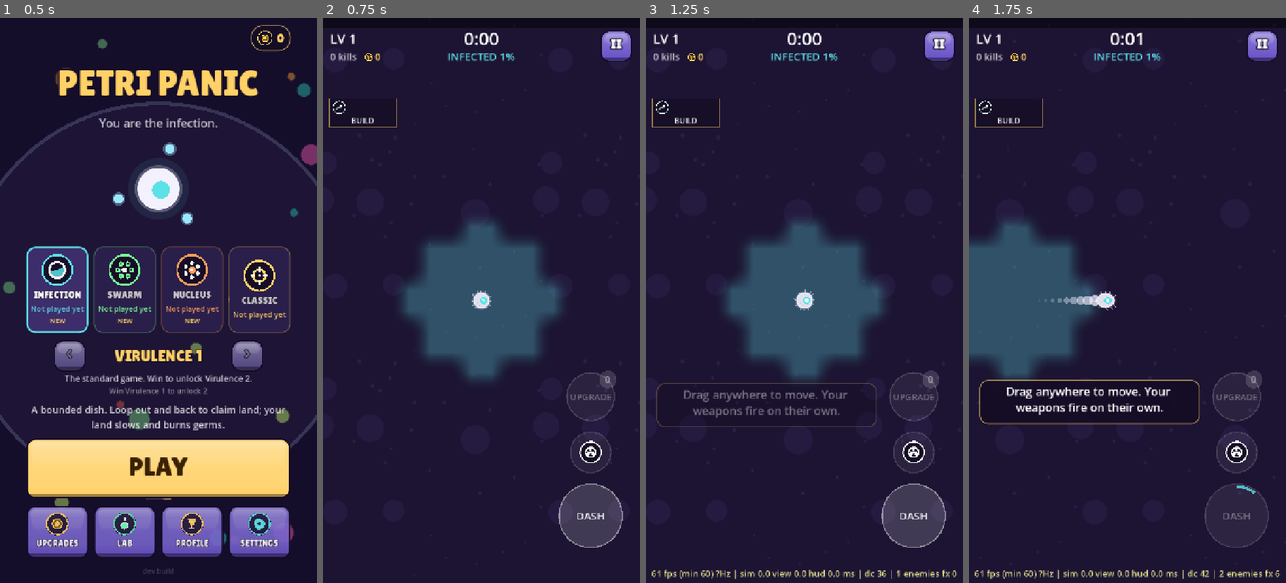
Above: before the commit, frames 1-4 (left to right).
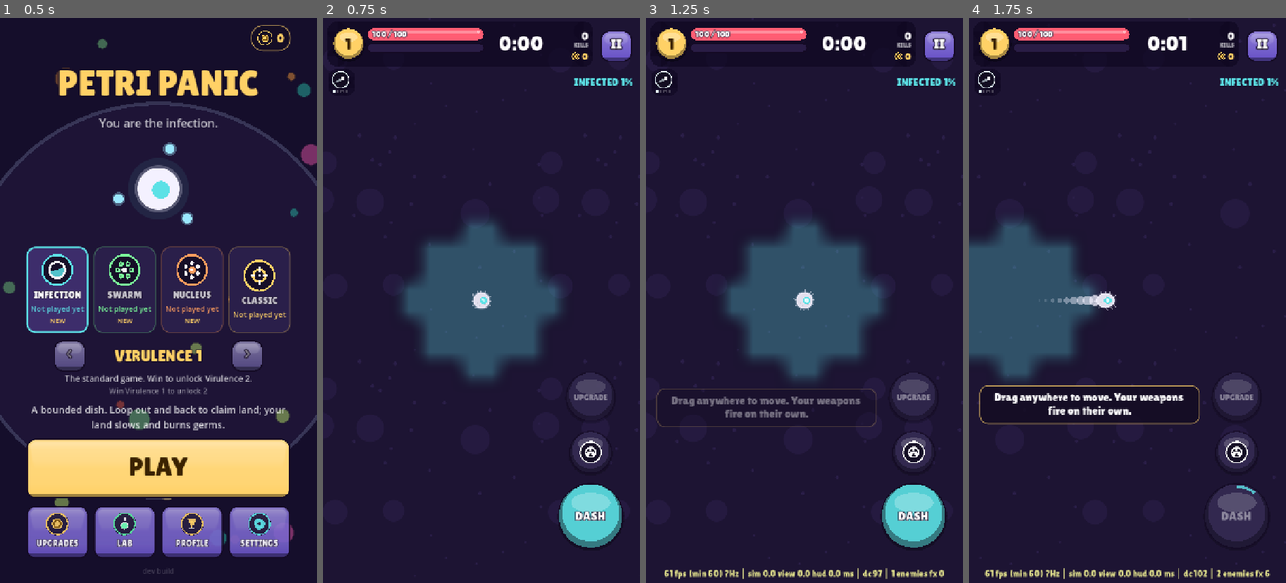
Above: after the commit, the same moments.

Repository: yousufkamran222-code/survivor-lite
Game: Godot game, scene res://scenes/main.tscn
The game is run twice, just before and just after one commit, with the same random seed, the same clock (stepped at 60 frames per second) and the same inputs.
Inputs (mouse positions are in pixels of both pictures, inside the frame that each line leads up to):
- Up to frame 1 (0.5 s): no input
- Up to frame 2 (0.75 s): click "PLAY" at 0.5 s
- Up to frame 3 (1.25 s): no input
- Up to frame 4 (1.75 s): tap Enter at 1.25 s; move the mouse to (1197, 272) at 1.27 s; hold D from 1.28 s (still down); tap 1 at 1.35 s; click (1197, 272) at 1.42 s; tap Space at 1.52 s

Frame 1 is identical in both runs. In frame 2, 5.7% of the frame differs, in the area x 0-100%, y 0-94%; in frame 3, 8.0%, in the area x 0-100%, y 0-100%; in frame 4, 7.1%.

Commit message:
UI step 4: HUD redesign
- Top panel: a glossy gold level badge, a real HP bar with "73 / 117" (HP
  was only a tiny bar under the cell), the XP bar, a big timer (red in the
  final minute) with the Virulence level under it, kills and run gold.
- Weapon strip replaces the BUILD box: each weapon as an icon with level
  pips (evolved ones starred) and a "+N" chip for passives; it fits its
  contents and still opens the build overlay on tap.
- Mode readout (SWARM / INFECTED / Nucleus wave + biomass) on the second row
  right; Nucleus and boss bars below as chunky outlined bars; toasts moved
  down to match.
- DASH, UPGRADE (red count badge), Outbreak and the ability are solid glossy
  discs (outline, 3D lower edge, highlight) with their charge rings.
- HUD text uses the display font with outlines. Drawn in code (no textures);
  the static parts stay in the cached layers (HP added to the bars
  signature). No gameplay change.

Co-Authored-By: Claude Opus 5.5 <noreply@anthropic.com>
Claude-Session: https://claude.ai/code/session_01Gsp3VsgeeLgrpKEN1j8eze

Diff:
--- a/scripts/ui/hud_overlay.gd
+++ b/scripts/ui/hud_overlay.gd
@@ -221,7 +221,7 @@
 func _ready() -> void:
 	mouse_filter = Control.MOUSE_FILTER_IGNORE
 	set_anchors_and_offsets_preset(Control.PRESET_FULL_RECT)
-	font = ThemeDB.fallback_font
+	font = UiKit.display_font()  # chunky HUD text (Lilita One)
 	_strip_layer = _layer(func() -> void: _draw_strip(_strip_layer))
 	_bars_layer = _layer(func() -> void: _draw_bars(_bars_layer))
 	_edge_tex = _make_edge_texs()
@@ -300,7 +300,7 @@
 	_draw_rift_hud(w)
 	_draw_orders()
 	# Toasts.
-	var ty := 240.0
+	var ty := 290.0
 	for t in toasts:
 		var k: float = t.t / t.life
 		var pop := 1.0 + 0.25 * maxf(0.0, 1.0 - t.t * 6.0)
@@ -407,19 +407,17 @@
 	var t := Time.get_ticks_msec() / 1000.0
 	if world.ab_t > 0.0:
 		var left := clampf(world.ab_t / float(world.ab.duration_s), 0.0, 1.0)
-		draw_circle(c, POWER_R + 6.0, Color(col, 0.25))
-		draw_circle(c, POWER_R, Color(col, 0.55))
-		draw_arc(c, POWER_R - 4.0, -PI / 2.0, -PI / 2.0 + TAU * left, 40, Color.WHITE, 6.0)
+		draw_circle(c, POWER_R + 7.0, Color(col, 0.3))
+		_gloss_disc(self, c, POWER_R, col)
+		draw_arc(c, POWER_R - 5.0, -PI / 2.0, -PI / 2.0 + TAU * left, 40, Color.WHITE, 6.0)
 	elif world.ability_ready():
 		var pulse := 0.5 + 0.5 * sin(t * 7.0)
 		draw_circle(c, POWER_R + 8.0 + 6.0 * pulse, Color(col, 0.16 + 0.14 * pulse))
-		draw_circle(c, POWER_R, Color(col, 0.5 + 0.2 * pulse))
-		draw_arc(c, POWER_R, 0, TAU, 40, Color.WHITE, 3.0)
+		_gloss_disc(self, c, POWER_R, col)
 	else:
 		var f := clampf(world.ab_kills / world.ability_cost(), 0.0, 1.0)
-		draw_circle(c, POWER_R, Color(1, 1, 1, 0.06))
-		draw_arc(c, POWER_R, 0, TAU, 40, Color(1, 1, 1, 0.14), 3.0)
-		draw_arc(c, POWER_R - 4.0, -PI / 2.0, -PI / 2.0 + TAU * f, 40, Color(col, 0.85), 6.0)
+		_gloss_disc(self, c, POWER_R, Color(0.24, 0.2, 0.38, 0.6))
+		draw_arc(c, POWER_R - 5.0, -PI / 2.0, -PI / 2.0 + TAU * f, 40, Color(col, 0.95), 6.0)
 	IconArt.draw(self, world.ability, c, POWER_R * 1.1, Color.WHITE if world.ab_t > 0.0 or world.ability_ready() else col)
 	for k in world.ability_lv:
 		draw_circle(c + Vector2((k - (world.ability_lv - 1) / 2.0) * 13.0, POWER_R - 2.0), 4.5, col)
@@ -563,79 +561,142 @@
 ## The animated part of the XP bar (every frame; the bar itself is cached):
 ## a bright tip at the fill edge, a glow that pulses faster as the bar nears
 ## full, and a white flash + sweep when it fills.
-func _draw_xp_live(w: float) -> void:
+func _draw_xp_live(_w: float) -> void:
+	var r := XP_RECT
 	var f := clampf(world.xp / world.xp_next, 0.0, 1.0)
 	var t := Time.get_ticks_msec() / 1000.0
-	var x := w * f
+	var x := r.size.x * f
 	if f > 0.0:
-		draw_rect(Rect2(maxf(x - 10.0, 0.0), 0, minf(10.0, x), XP_H), Color(1, 1, 1, 0.45))
+		draw_rect(Rect2(r.position.x + maxf(x - 8.0, 0.0), r.position.y, minf(8.0, x), r.size.y), Color(1, 1, 1, 0.45))
 	if f >= 0.75:
 		var near := (f - 0.75) / 0.25
 		var pulse := 0.5 + 0.5 * sin(t * (6.0 + 10.0 * near))
-		draw_rect(Rect2(0, XP_H, x, 6), Color(pal.xp_bar, (0.15 + 0.35 * near) * pulse))
-		draw_rect(Rect2(0, 0, x, XP_H), Color(1, 1, 1, 0.12 * near * pulse))
+		draw_rect(Rect2(r.position, Vector2(x, r.size.y)), Color(1, 1, 1, 0.18 * near * pulse))
 	if _xp_flash > 0.0:
 		var k := _xp_flash / 0.4
-		draw_rect(Rect2(0, 0, w, XP_H), Color(1, 1, 1, 0.7 * k))
-		draw_rect(Rect2(0, XP_H, w, 10), Color(pal.xp_bar, 0.5 * k))
-		var sx := w * (1.0 - k)
-		draw_rect(Rect2(sx - 40.0, 0, 80.0, XP_H), Color(1, 1, 1, 0.8 * k))
+		draw_rect(r.grow(3.0), Color(1, 1, 1, 0.6 * k))
+		var sx := r.position.x + r.size.x * (1.0 - k)
+		draw_rect(Rect2(sx - 30.0, r.position.y, 60.0, r.size.y), Color(1, 1, 1, 0.8 * k))
 
 
 ## Top bars and readouts (bars layer): XP, level, timer, kills, mode readout,
 ## Nucleus bars, boss bar. Redrawn only when one of them changes.
+## Top panel (bars layer): level badge, HP and XP bars, timer, kills and run
+## gold; the mode readout on the second row (right); Nucleus and boss bars
+## below. Redrawn only when one of them changes.
 func _draw_bars(ci: CanvasItem) -> void:
 	var w := size.x
-	var xp_f := clampf(world.xp / world.xp_next, 0.0, 1.0)
-	ci.draw_rect(Rect2(0, 0, w, XP_H), Color(0, 0, 0, 0.5))
-	ci.draw_rect(Rect2(0, 0, w * xp_f, XP_H), pal.xp_bar)
-	ci.draw_rect(Rect2(0, 0, w * xp_f, 4), Color(1, 1, 1, 0.35))  # top highlight
-	ci.draw_string(font, Vector2(16, 58), "LV %d" % world.level, HORIZONTAL_ALIGNMENT_LEFT, -1, 30, pal.text)
-	ci.draw_string(font, Vector2(0, 62), UiKit.fmt_time(world.time), HORIZONTAL_ALIGNMENT_CENTER, w, 40, pal.player_hurt if world.final_minute else pal.text)
+	var o := UiKit.OUTLINE
+	# Panel.
+	_rrect(ci, TOP_PANEL, 22.0, Color(0.06, 0.03, 0.13, 0.72))
+	# Level badge: a glossy gold disc with the level.
+	var bc := Vector2(58, 58)
+	_gloss_disc(ci, bc, 34.0, pal.ui_accent)
+	var lt := str(world.level)
+	var lfs := 36 if world.level < 100 else 28
+	_text(ci, bc + Vector2(-34, 13), lt, 68.0, lfs, Color("#3a2200"), 0, HORIZONTAL_ALIGNMENT_CENTER)
+	# HP bar (with the number) and XP bar.
+	var hp_f := clampf(world.p_hp / maxf(world.p_max_hp, 1.0), 0.0, 1.0)
+	_bar(ci, HP_RECT, hp_f, pal.hp_bar if hp_f > 0.3 else Color("#ff2e4d"))
+	_text(ci, HP_RECT.position + Vector2(10, 19), "%d / %d" % [ceili(world.p_hp), roundi(world.p_max_hp)], HP_RECT.size.x - 20.0, 18, Color.WHITE, 5, HORIZONTAL_ALIGNMENT_LEFT)
+	_bar(ci, XP_RECT, clampf(world.xp / world.xp_next, 0.0, 1.0), pal.xp_bar)
+	# Timer (red in the final minute) and the Virulence level under it.
+	_text(ci, Vector2(372, 74), UiKit.fmt_time(world.time), 156.0, 46, pal.player_hurt if world.final_minute else Color.WHITE, 9, HORIZONTAL_ALIGNMENT_CENTER)
 	var vlev := int(world.bal.get("virulence", 1))
-	if vlev > 1:  # Virulence level, small, next to the timer
-		ci.draw_string(font, Vector2(w / 2.0 + 64.0, 50), "V%d" % vlev, HORIZONTAL_ALIGNMENT_LEFT, -1, 20, Color("#ff5a7a"))
-	var kills_txt := "%d kills" % world.kills
-	ci.draw_string(font, Vector2(16, 96), kills_txt, HORIZONTAL_ALIGNMENT_LEFT, -1, 22, Color(pal.text, 0.7))
-	# Live run gold: coin + amount after the kills (gold-tinted in a frenzy).
-	var gx := 16.0 + font.get_string_size(kills_txt, HORIZONTAL_ALIGNMENT_LEFT, -1, 22).x + 18.0
-	IconArt.draw(ci, "gold", Vector2(gx + 10.0, 89.0), 20.0, pal.ui_accent)
+	if vlev > 1:
+		_text(ci, Vector2(372, 98), "VIRULENCE %d" % vlev, 156.0, 16, Color("#ff5a7a"), 4, HORIZONTAL_ALIGNMENT_CENTER)
+	# Kills and run gold (gold brightens in a frenzy).
+	_text(ci, Vector2(530, 50), str(world.kills), 72.0, 24, Color.WHITE, 5, HORIZONTAL_ALIGNMENT_RIGHT)
+	_text(ci, Vector2(530, 66), "KILLS", 72.0, 13, Color(1, 1, 1, 0.6), 0, HORIZONTAL_ALIGNMENT_RIGHT)
 	var gcol: Color = pal.ui_accent if world.outbreak_t <= 0.0 else Color(1, 0.95, 0.6)
-	ci.draw_string(font, Vector2(gx + 24.0, 96), str(world.run_gold_now()), HORIZONTAL_ALIGNMENT_LEFT, -1, 22, gcol)
+	var gtxt := str(world.run_gold_now())
+	var gw := font.get_string_size(gtxt, HORIZONTAL_ALIGNMENT_LEFT, -1, 22).x
+	IconArt.draw(ci, "gold", Vector2(602.0 - gw - 14.0, 87.0), 20.0, pal.ui_accent)
+	_text(ci, Vector2(530, 95), gtxt, 72.0, 22, gcol, 5, HORIZONTAL_ALIGNMENT_RIGHT)
+	# Second row, right: the mode's readout.
+	var readout := ""
 	if world.conv_on:
-		var txt := "SWARM %d/%d" % [world.ally_count, world._ally_cap()]
+		readout = "SWARM %d/%d" % [world.ally_count, world._ally_cap()]
 		if world.swarm_power > 0.0:
-			txt += "  +%d%%" % roundi(world.swarm_power * 100.0)
-		ci.draw_string(font, Vector2(0, 96), txt, HORIZONTAL_ALIGNMENT_CENTER, w, 24, pal.player_nucleus)
-	if world.terr != null:
-		var pct := roundi(world.terr.infected_fraction() * 100.0)
-		ci.draw_string(font, Vector2(0, 96), "INFECTED %d%%" % pct, HORIZONTAL_ALIGNMENT_CENTER, w, 24, pal.player_nucleus)
+			readout += "  +%d%%" % roundi(world.swarm_power * 100.0)
+	elif world.terr != null:
+		readout = "INFECTED %d%%" % roundi(world.terr.infected_fraction() * 100.0)
+	if readout != "":
+		_text(ci, Vector2(w - 330.0, 154), readout, 314.0, 24, pal.player_nucleus, 6, HORIZONTAL_ALIGNMENT_RIGHT)
+	var by := 214.0
 	if world.def_on:
 		_draw_defense_bars(ci, w)
+		by = 248.0
 	if world.boss_index >= 0 and world.boss_index < world.e_hp.size():
 		var f := world.e_hp[world.boss_index] / world.e_maxhp[world.boss_index]
-		# Below the SWARM / INFECTED readout when there is one.
-		var dy := 26.0 if (world.conv_on or world.terr != null) else 0.0
-		var r := Rect2(60, 120 + dy, w - 120, 18)
-		ci.draw_rect(r, Color(0, 0, 0, 0.55))
-		ci.draw_rect(Rect2(r.position, Vector2(r.size.x * f, r.size.y)), pal.hp_bar)
+		var r := Rect2(60, by, w - 120, 20)
 		var bname := str(world.bal.rift.boss.name) if world.rift_state == World.RIFT_ACTIVE else str(world.enemy_defs[world.e_type[world.boss_index]].name)
-		ci.draw_string(font, Vector2(0, 112 + dy), bname.to_upper(), HORIZONTAL_ALIGNMENT_CENTER, w, 22, pal.text)
+		_text(ci, Vector2(0, by - 8.0), bname.to_upper(), w, 22, Color.WHITE, 6, HORIZONTAL_ALIGNMENT_CENTER)
+		_bar(ci, r, f, pal.hp_bar)
+
+
+# ---- HUD drawing helpers (glossy chunky look, no textures)
+
+const TOP_PANEL := Rect2(10, 8, 604, 102)
+const HP_RECT := Rect2(102, 24, 262, 26)
+const XP_RECT := Rect2(102, 60, 262, 16)
+
+
+## A rounded rectangle (a few rects + 4 circles: cheap, batched).
+func _rrect(ci: CanvasItem, r: Rect2, rad: float, col: Color) -> void:
+	rad = minf(rad, minf(r.size.x, r.size.y) / 2.0)
+	ci.draw_rect(Rect2(r.position.x + rad, r.position.y, r.size.x - rad * 2.0, r.size.y), col)
+	ci.draw_rect(Rect2(r.position.x, r.position.y + rad, rad, r.size.y - rad * 2.0), col)
+	ci.draw_rect(Rect2(r.end.x - rad, r.position.y + rad, rad, r.size.y - rad * 2.0), col)
+	for p in [r.position + Vector2(rad, rad), Vector2(r.end.x - rad, r.position.y + rad), Vector2(r.position.x + rad, r.end.y - rad), r.end - Vector2(rad, rad)]:
+		ci.draw_circle(p, rad, col)
+
+
+## A chunky bar: dark outline, dark track, coloured fill with a light band.
+func _bar(ci: CanvasItem, r: Rect2, f: float, col: Color) -> void:
+	var rad := r.size.y / 2.0
+	_rrect(ci, r.grow(3.0), rad + 3.0, UiKit.OUTLINE)
+	_rrect(ci, r, rad, Color(0.16, 0.11, 0.27))
+	if f > 0.0:
+		var fw := maxf(r.size.x * f, r.size.y)
+		_rrect(ci, Rect2(r.position, Vector2(fw, r.size.y)), rad, col)
+		_rrect(ci, Rect2(r.position + Vector2(rad * 0.5, 3.0), Vector2(maxf(fw - rad, 2.0), r.size.y * 0.3)), r.size.y * 0.15, Color(1, 1, 1, 0.3))
+
+
+## Text with an optional dark outline (outline 0 = none).
+func _text(ci: CanvasItem, pos: Vector2, txt: String, width: float, fs: int, col: Color, outline: int, align: HorizontalAlignment) -> void:
+	if outline > 0:
+		ci.draw_string_outline(font, pos, txt, align, width, fs, outline, UiKit.OUTLINE)
+	ci.draw_string(font, pos, txt, align, width, fs, col)
+
+
+## A glossy disc button face: dark outline, a darker lower edge (3D), the
+## face, and a soft highlight on top.
+func _gloss_disc(ci: CanvasItem, c: Vector2, r: float, face: Color) -> void:
+	ci.draw_circle(c + Vector2(0, 3), r + 4.0, Color(0, 0, 0, 0.35 * face.a))
+	ci.draw_circle(c, r + 3.0, Color(UiKit.OUTLINE, face.a))
+	ci.draw_circle(c, r, Color(face.darkened(0.35), face.a))
+	ci.draw_circle(c - Vector2(0, r * 0.1), r * 0.9, face)
+	ci.draw_set_transform(c - Vector2(0, r * 0.42), 0.0, Vector2(1.0, 0.5))
+	ci.draw_circle(Vector2.ZERO, r * 0.62, Color(1, 1, 1, 0.3 * face.a))
+	ci.draw_set_transform(Vector2.ZERO, 0.0, Vector2.ONE)
 
 
 ## Owned-upgrade strip and the DASH / UPGRADE labels (strip layer).
 func _draw_strip(ci: CanvasItem) -> void:
 	_draw_owned(ci)
 	var dc := dash_center()
-	ci.draw_string(font, dc + Vector2(-dash_radius, 9), "DASH", HORIZONTAL_ALIGNMENT_CENTER, dash_radius * 2.0, 24, Color(1, 1, 1, 0.9 if world.can_dash() else 0.35))
+	_text(ci, dc + Vector2(-dash_radius, 10), "DASH", dash_radius * 2.0, 28, Color(1, 1, 1, 1.0 if world.can_dash() else 0.45), 7 if world.can_dash() else 0, HORIZONTAL_ALIGNMENT_CENTER)
 	var uc := upgrade_center()
 	var n := world.pending_levelups
 	var on := n > 0
 	var accent: Color = pal.ui_accent
-	ci.draw_string(font, uc + Vector2(-UPGRADE_R, 8.0), "UPGRADE", HORIZONTAL_ALIGNMENT_CENTER, UPGRADE_R * 2.0, 20, Color(1, 1, 1, 0.95 if on else 0.35))
-	var b := uc + Vector2(UPGRADE_R * 0.72, -UPGRADE_R * 0.72)
-	ci.draw_circle(b, 20.0, accent if on else Color(1, 1, 1, 0.15))
-	ci.draw_string(font, b + Vector2(-20, 8), str(n), HORIZONTAL_ALIGNMENT_CENTER, 40, 22, Color(0.1, 0.06, 0.15) if on else Color(1, 1, 1, 0.5))
+	_text(ci, uc + Vector2(-UPGRADE_R, 8.0), "UPGRADE", UPGRADE_R * 2.0, 18, Color("#3a2200") if on else Color(1, 1, 1, 0.45), 0, HORIZONTAL_ALIGNMENT_CENTER)
+	if on:
+		var b := uc + Vector2(UPGRADE_R * 0.72, -UPGRADE_R * 0.72)
+		ci.draw_circle(b, 21.0, UiKit.OUTLINE)
+		ci.draw_circle(b, 18.0, pal.player_hurt)
+		_text(ci, b + Vector2(-20, 8), str(n), 40.0, 22, Color.WHITE, 0, HORIZONTAL_ALIGNMENT_CENTER)
 
 
 ## Decides which cached layers need a redraw this frame.
@@ -661,6 +722,8 @@
 	_sig_bars[4] = world.kills
 	_sig_bars[13] = world.run_gold_now()
 	_sig_bars[14] = 1 if world.outbreak_t > 0.0 else 0
+	_sig_bars[15] = ceili(world.p_hp)
+	_sig_bars[16] = roundi(world.p_max_hp)
 	_sig_bars[5] = world.ally_count * 1000 + roundi(world.swarm_power * 100.0)
 	_sig_bars[6] = roundi(world.terr.infected_fraction() * 100.0) if world.terr != null else 0
 	var bi := world.boss_index
@@ -720,8 +783,7 @@
 	var c := dash_center()
 	var ready := world.can_dash()
 	var max_c := world.dash_max_charges()
-	draw_circle(c, dash_radius, Color(1, 1, 1, 0.16 if ready else 0.07))
-	draw_arc(c, dash_radius, 0, TAU, 48, Color(1, 1, 1, 0.45 if ready else 0.15), 3.0)
+	_gloss_disc(self, c, dash_radius, Color(IconArt.COLORS.dash, 0.82) if ready else Color(0.24, 0.2, 0.38, 0.6))
 	if world.p_dash_charges < max_c:
 		var f := 1.0 - world.p_dash_cd / world.dash_cooldown()
 		draw_arc(c, dash_radius - 6.0, -PI / 2.0, -PI / 2.0 + TAU * clampf(f, 0.0, 1.0), 48, Color(pal.xp_bar, 0.8), 6.0)
@@ -739,9 +801,8 @@
 	var pulse := 0.5 + 0.5 * sin(Time.get_ticks_msec() / 160.0) if on else 0.0
 	var accent: Color = pal.ui_accent
 	if on:
-		draw_circle(c, UPGRADE_R + 6.0 + 5.0 * pulse, Color(accent, 0.12 + 0.12 * pulse))
-	draw_circle(c, UPGRADE_R, Color(accent, 0.22 + 0.14 * pulse) if on else Color(1, 1, 1, 0.06))
-	draw_arc(c, UPGRADE_R, 0, TAU, 44, Color(accent, 0.7 + 0.3 * pulse) if on else Color(1, 1, 1, 0.16), 3.0)
+		draw_circle(c, UPGRADE_R + 8.0 + 6.0 * pulse, Color(accent, 0.14 + 0.14 * pulse))
+	_gloss_disc(self, c, UPGRADE_R, Color(accent, 0.95) if on else Color(0.24, 0.2, 0.38, 0.5))
 	if _notice_t > 0.0:
 		var a := clampf(_notice_t / 0.5, 0.0, 1.0)
 		draw_string(font, Vector2(c.x - UPGRADE_R - 372.0, c.y + 8.0), _notice_text, HORIZONTAL_ALIGNMENT_RIGHT, 360.0, 24, Color(accent, a))
@@ -758,19 +819,17 @@
 	var t := Time.get_ticks_msec() / 1000.0
 	if world.outbreak_t > 0.0:
 		var left := world.outbreak_t / float(world.bal.outbreak.duration_s)
-		draw_circle(c, r + 6.0 + 4.0 * sin(t * 12.0), Color(col, 0.25))
-		draw_circle(c, r, Color(col, 0.45))
-		draw_arc(c, r - 4.0, -PI / 2.0, -PI / 2.0 + TAU * left, 40, Color.WHITE, 6.0)
+		draw_circle(c, r + 8.0 + 4.0 * sin(t * 12.0), Color(col, 0.3))
+		_gloss_disc(self, c, r, col)
+		draw_arc(c, r - 5.0, -PI / 2.0, -PI / 2.0 + TAU * left, 40, Color.WHITE, 6.0)
 	elif world.outbreak_ready():
 		var pulse := 0.5 + 0.5 * sin(t * 7.0)
 		draw_circle(c, r + 8.0 + 6.0 * pulse, Color(col, 0.18 + 0.15 * pulse))
-		draw_circle(c, r, Color(col, 0.55 + 0.25 * pulse))
-		draw_arc(c, r, 0, TAU, 40, Color.WHITE, 3.0)
+		_gloss_disc(self, c, r, col)
 	else:
-		draw_circle(c, r, Color(1, 1, 1, 0.06))
-		draw_arc(c, r, 0, TAU, 40, Color(1, 1, 1, 0.14), 3.0)
+		_gloss_disc(self, c, r, Color(0.24, 0.2, 0.38, 0.6))
 		if world.outbreak > 0.0:
-			draw_arc(c, r - 4.0, -PI / 2.0, -PI / 2.0 + TAU * world.outbreak, 40, Color(col, 0.85), 6.0)
+			draw_arc(c, r - 5.0, -PI / 2.0, -PI / 2.0 + TAU * world.outbreak, 40, Color(col, 0.95), 6.0)
 	var ready := world.outbreak_ready() or world.outbreak_t > 0.0
 	if icon_atlas != null and icon_atlas.has_icon("outbreak", false):
 		icon_atlas.draw_icon(self, "outbreak", c, r * 1.1)
@@ -781,13 +840,14 @@
 ## Left-edge column of owned upgrades: icon plus level number (weapons
 ## first, evolved ones starred).
 func _draw_owned(ci: CanvasItem) -> void:
-	# BUILD button (top-left): your weapons' icons and how many upgrades you
-	# own; tapping it opens the paused build overlay (Main / BuildScreen).
+	# Weapon strip (second row, left): each weapon as an icon chip with its
+	# level as pips (a gold star when evolved), then a "+N" chip for passives.
+	# Tapping it opens the paused build overlay (Main / BuildScreen).
 	var r := build_rect()
-	ci.draw_rect(r, Color(0.08, 0.05, 0.14, 0.7))
-	ci.draw_rect(r, Color(pal.ui_accent, 0.55), false, 2.0)
-	var px := 30.0
+	_rrect(ci, r, 18.0, Color(0.06, 0.03, 0.13, 0.62))
+	var px := 40.0
 	var x := r.position.x + 8.0 + px / 2.0
+	var cy := r.position.y + 24.0
 	var passives := 0
 	for u in world.upgrade_list:
 		if not world.owned.has(u.id):
@@ -796,21 +856,40 @@
 			passives += 1
 			continue
 		var evo: bool = world.evolved.has(u.id)
-		var c := Vector2(x, r.position.y + 6.0 + px / 2.0)
+		var c := Vector2(x, cy)
 		if icon_atlas != null and icon_atlas.has_icon(u.id, evo):
 			icon_atlas.draw_icon(ci, u.id, c, px, evo)
 		else:
 			IconArt.draw(ci, u.id, c, px, IconArt.color_for(u), evo)
-		x += px + 5.0
-	var label := "BUILD" + ("  +%d" % passives if passives > 0 else "")
-	ci.draw_string(font, Vector2(r.position.x, r.end.y - 9.0), label, HORIZONTAL_ALIGNMENT_CENTER, r.size.x, 17, Color(1, 1, 1, 0.9))
-
-
-const BUILD_RECT := Rect2(14, 182, 154, 66)  # below the boss / Nucleus bars
-
-
+		var lv := int(world.owned[u.id])
+		var tot := Upgrades.max_level(u)
+		for k in tot:
+			var pp := c + Vector2((k - (tot - 1) / 2.0) * 7.0, px / 2.0 + 6.0)
+			ci.draw_circle(pp, 2.6, IconArt.color_for(u) if k < lv else Color(1, 1, 1, 0.22))
+		x += px + 10.0
+	if passives > 0:
+		var c := Vector2(x, cy)
+		ci.draw_circle(c, px / 2.0, Color(0.18, 0.12, 0.3, 0.95))
+		ci.draw_arc(c, px / 2.0 - 1.0, 0, TAU, 24, Color(pal.ui_accent, 0.8), 2.0)
+		_text(ci, c + Vector2(-px / 2.0, 7.0), "+%d" % passives, px, 18, Color.WHITE, 4, HORIZONTAL_ALIGNMENT_CENTER)
+
+
+const BUILD_RECT := Rect2(12, 116, 284, 60)  # second row, left (tap: build overlay)
+
+
+## The weapon strip's rect, as wide as its chips (weapons + the passives chip).
 func build_rect() -> Rect2:
-	return BUILD_RECT
+	if world == null:
+		return BUILD_RECT
+	var n := 0
+	var passives := false
+	for id in world.owned:
+		if world.upgrade_defs[id].type == "weapon":
+			n += 1
+		else:
+			passives = true
+	n += 1 if passives else 0
+	return Rect2(BUILD_RECT.position, Vector2(maxf(16.0 + n * 50.0 - 10.0, 60.0), BUILD_RECT.size.y))
 
 
 func in_build_button(p: Vector2) -> bool:
@@ -828,14 +907,13 @@
 		txt = "FREE MODE  WAVE %d" % wd.wave
 	else:
 		txt = "FINAL WAVE" if wd.wave >= wd.wave_count else "WAVE %d / %d" % [wd.wave, wd.wave_count]
-	ci.draw_string(font, Vector2(0, 96), txt, HORIZONTAL_ALIGNMENT_CENTER, w, 26, pal.core)
-	ci.draw_string(font, Vector2(16, 128), "BIOMASS %d" % floori(wd.biomass), HORIZONTAL_ALIGNMENT_LEFT, -1, 22, pal.pad)
+	_text(ci, Vector2(w - 330.0, 142), txt, 314.0, 24, pal.core, 6, HORIZONTAL_ALIGNMENT_RIGHT)
+	_text(ci, Vector2(w - 330.0, 168), "BIOMASS %d" % floori(wd.biomass), 314.0, 20, pal.pad, 5, HORIZONTAL_ALIGNMENT_RIGHT)
 	var f := wd.core_hp / maxf(wd.core_max, 1.0)
-	var r := Rect2(60, 150, w - 120, 16)
-	ci.draw_rect(r, Color(0, 0, 0, 0.55))
+	var r := Rect2(60, 204, w - 120, 18)
 	var low := f < 0.3 and fmod(Time.get_ticks_msec() / 1000.0, 0.5) < 0.25
-	ci.draw_rect(Rect2(r.position, Vector2(r.size.x * f, r.size.y)), pal.player_hurt if low else pal.core)
-	ci.draw_string(font, Vector2(0, 145), "NUCLEUS", HORIZONTAL_ALIGNMENT_CENTER, w, 18, Color(pal.text, 0.8))
+	_text(ci, Vector2(0, 197), "NUCLEUS", w, 18, Color.WHITE, 5, HORIZONTAL_ALIGNMENT_CENTER)
+	_bar(ci, r, f, pal.player_hurt if low else pal.core)
 
 
 ## Nucleus mode parts that animate every frame.
Not shown, changed: CLAUDE.md
Not shown, changed: docs/SESSION_HANDOFF.md
